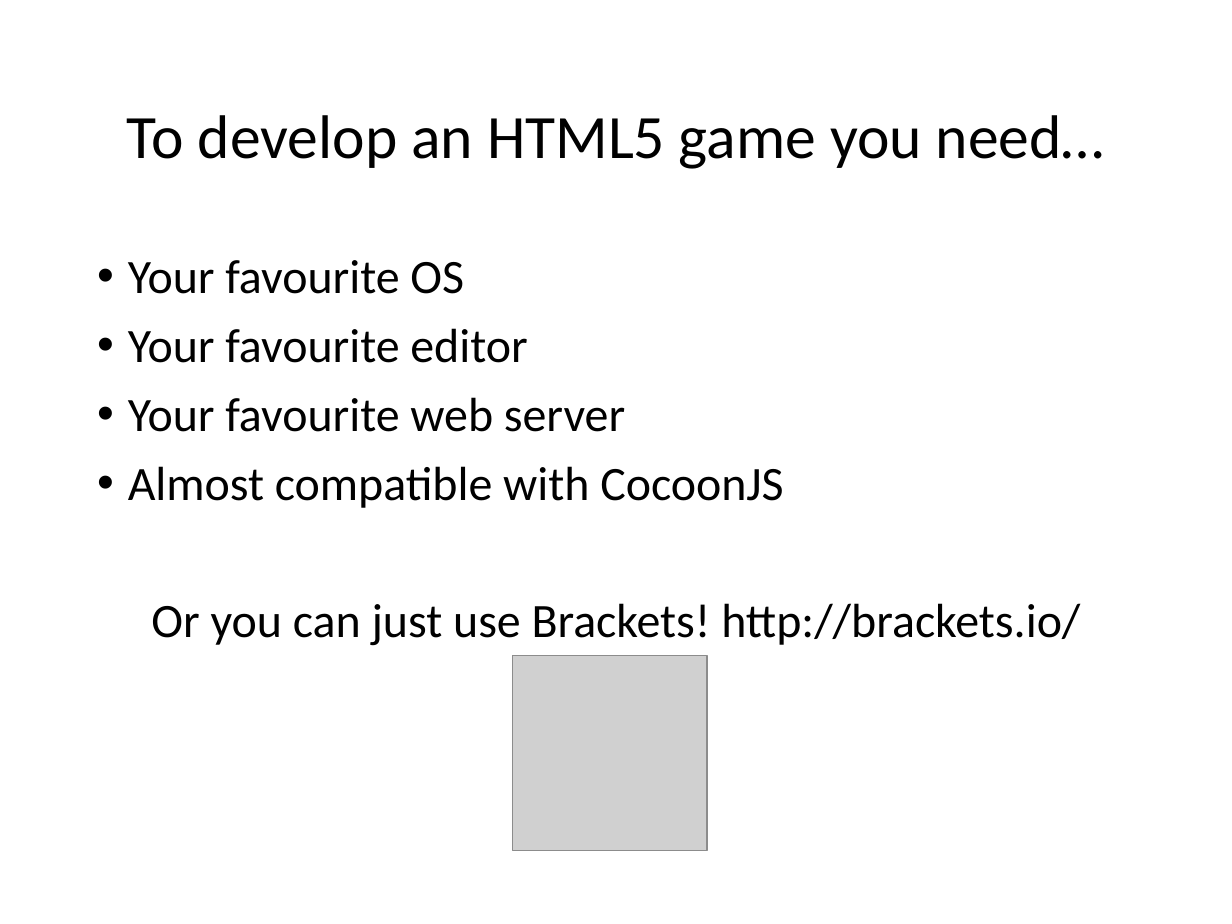
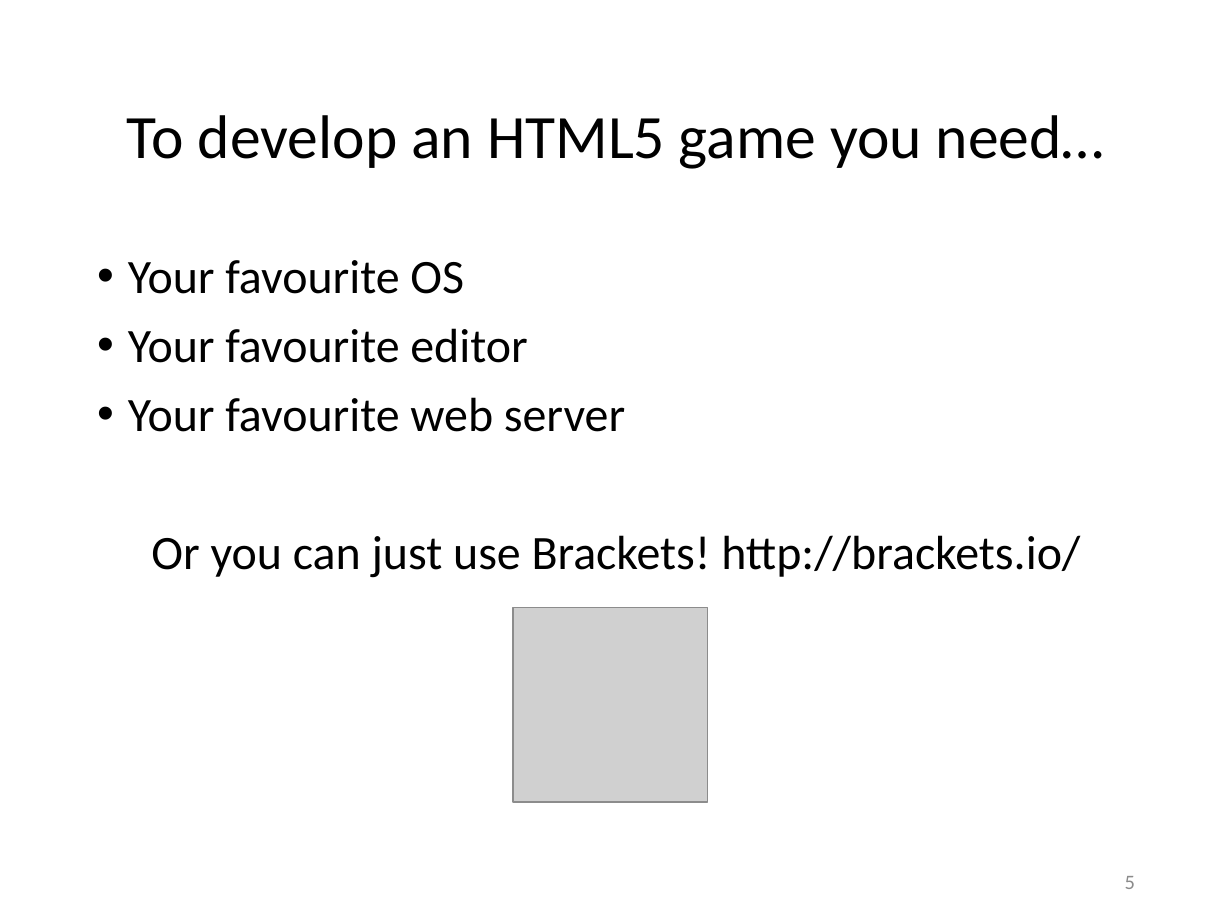
Before and after one commit to Lotti/codemotion2014, a slide deck: slide 5 of codemotion.pptx. Drawn at 1232x924 pixels with LibreOffice and Linux fonts; fonts in the diff are those of the drawing; grey boxes stand for pictures; background and template pictures are left out. Boxes give left, top, right and bottom in pixels: in the first picture for what was removed or moved away, otherwise in the second. Text is boxed around its words. In the diff, an @@ line names an element or a change of style, - is before the commit and + after.

```diff
--- a/codemotion.pptx
+++ b/codemotion.pptx
@@ text at (x1=128, y1=466, x2=783, y2=508): paragraph removed @@
-• Almost compatible with CocoonJS
@@ picture moved from (x1=513, y1=655, x2=707, y2=850) to (x1=513, y1=607, x2=707, y2=802) @@
@@ page number added at (x1=1125, y1=876, x2=1135, y2=889), 12 pt, text #8C8C8C @@
+5
```
Also in this commit, not shown: 13 other slides changed, 8 slides added, 10 other files.
